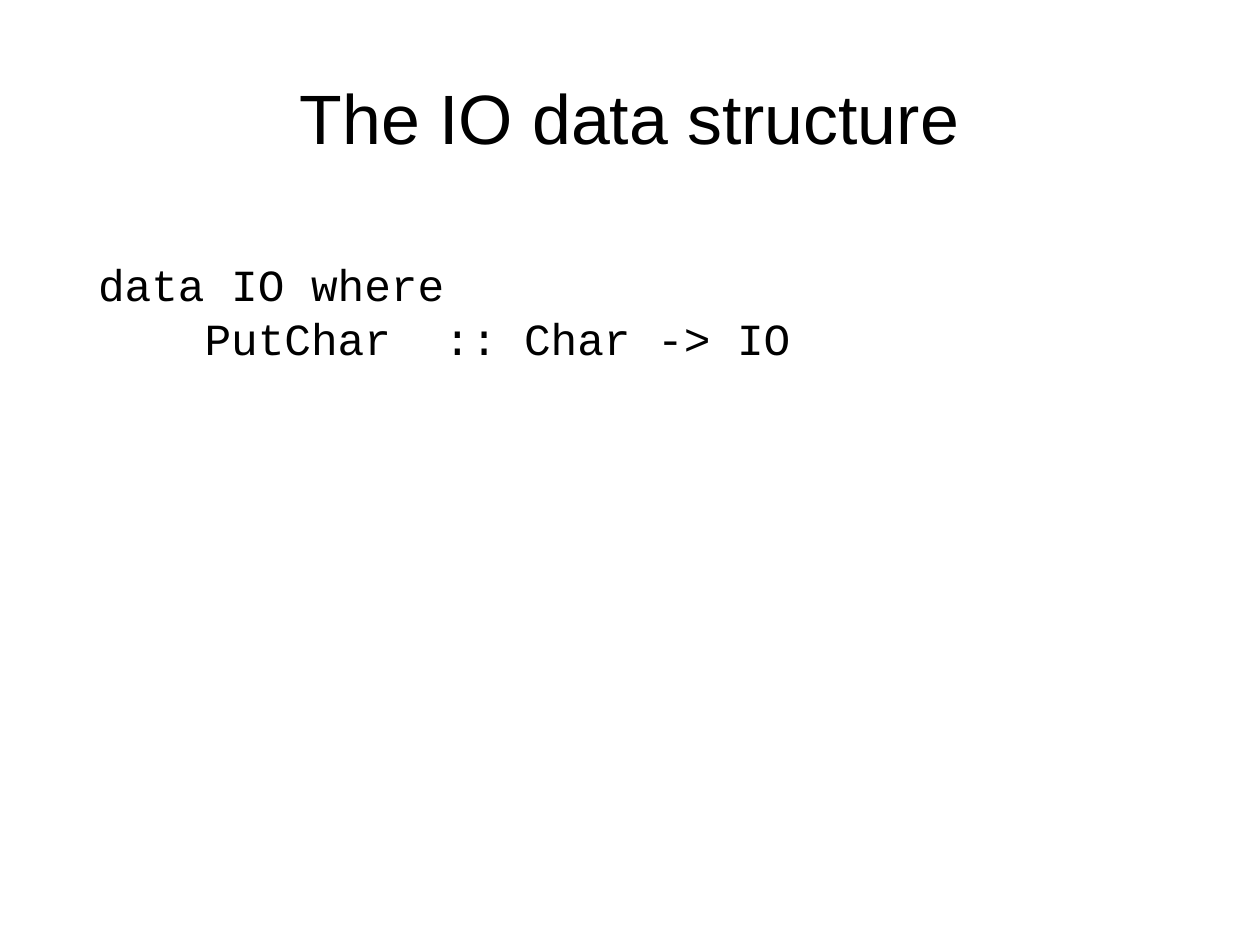
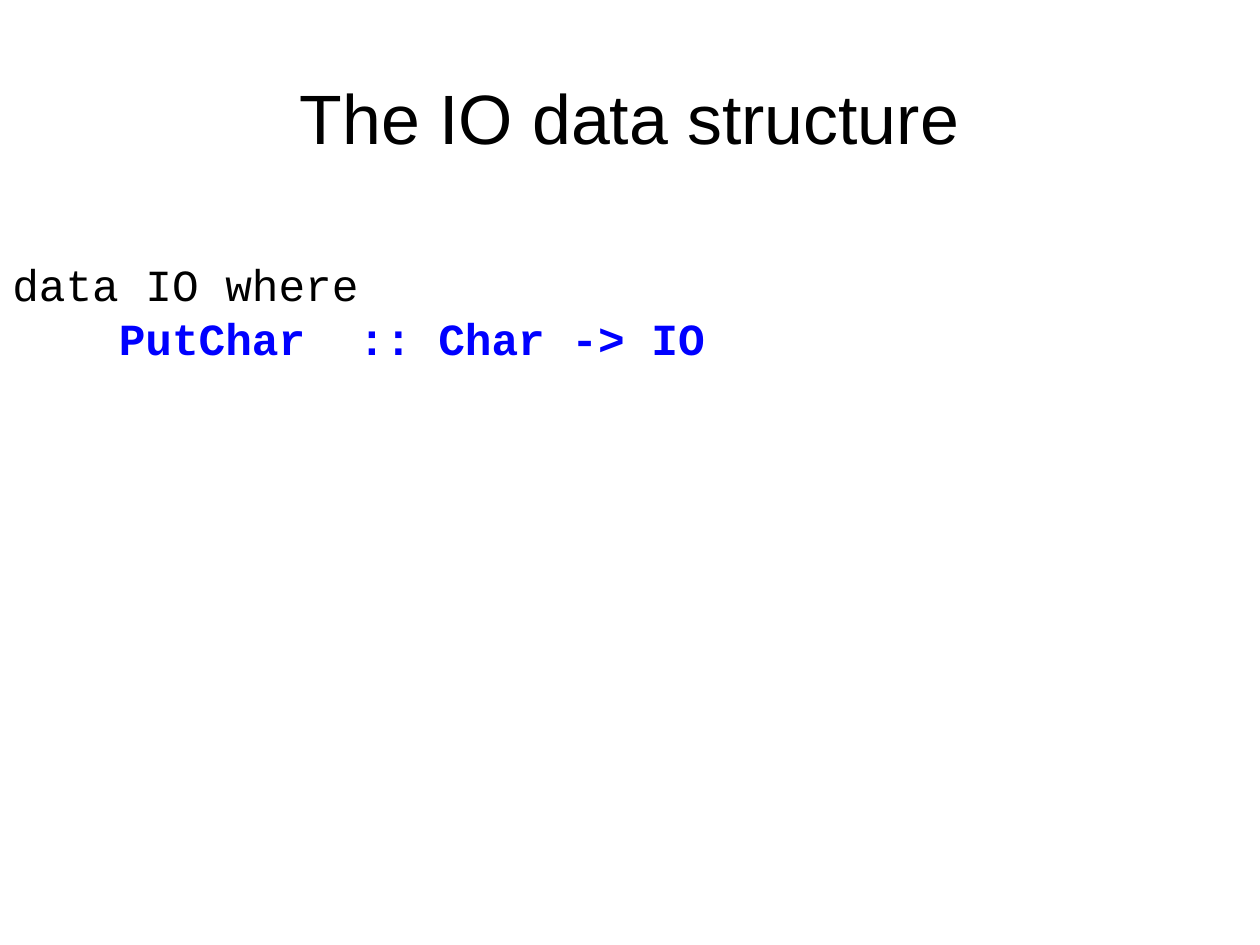
Before and after one commit to luqui/luqui-misc, a slide deck: slide 10 of work/present/monads/monads.odp. Drawn at 1260x945 pixels with LibreOffice and Linux fonts; fonts in the diff are those of the drawing. Boxes give left, top, right and bottom in pixels: in the first picture for what was removed or moved away, otherwise in the second. Text is boxed around its words. In the diff, an @@ line names an element or a change of style, - is before the commit and + after.

```diff
--- a/work/present/monads/monads.odp
+++ b/work/present/monads/monads.odp
@@ text "data IO where" moved from (x1=98, y1=270, x2=790, y2=356) to (x1=12, y1=270, x2=704, y2=356) @@
@@ text at (x1=119, y1=323, x2=704, y2=356): text colour #000000 to #0000FF, bold on in "PutChar :: Char -> IO" @@
```
Also in this commit, not shown: 4 other slides changed, 8 slides added, 1 other file.
